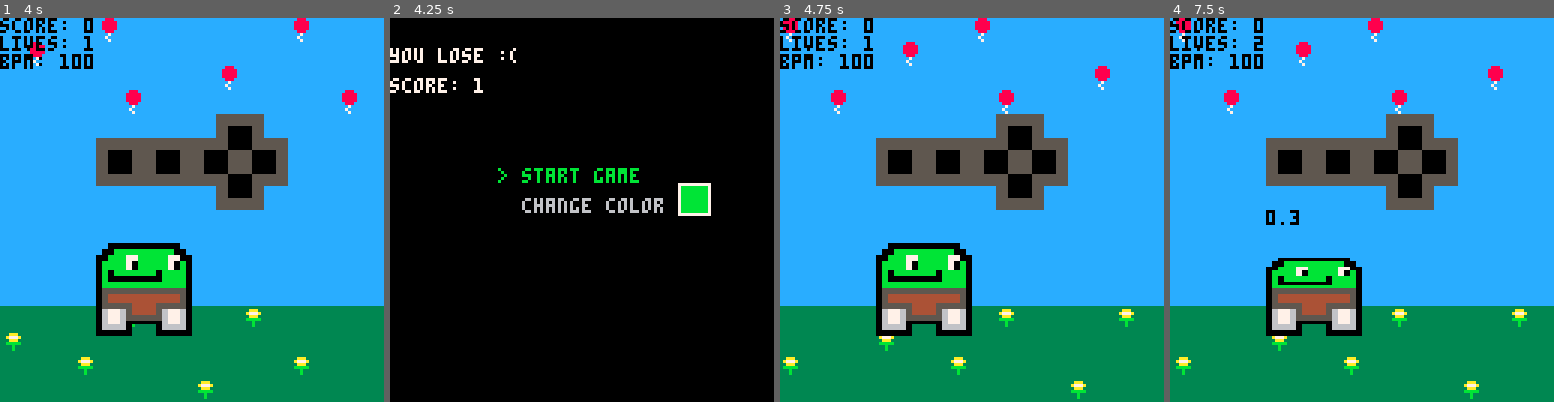
Above: before the commit, frames 1-4 (left to right).
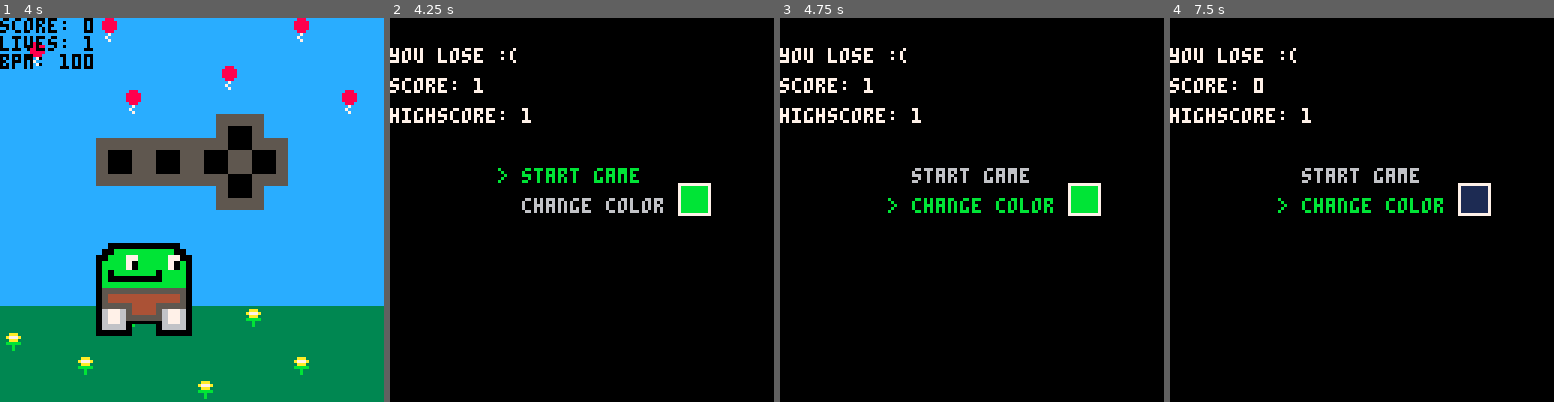
Above: after the commit, the same moments.

Repository: Bakawy/Pico_Games
Game: PICO-8 cartridge beat_game.p8
Same seed, same stepped clock (60 frames per second), same inputs: the game is played once before the commit and once after it.
Inputs:
- Up to frame 1 (4 s): tap X (X key) at 0.33, 1.07, 1.85, 2.97 s; tap O (Z key) at 0.7, 1.7, 2.1, 2.5, 2.9, 3.3, 3.7 s; hold Right 1.6-2.1 s; hold Up 2.15-2.42 s; hold Right 2.47-3.03 s; hold Left 3.08-3.58 s; hold Down 3.63-3.97 s
- Up to frame 2 (4.25 s): hold Right from 4.02 s (still down); tap X (X key) at 4.08 s; tap O (Z key) at 4.1 s
- Up to frame 3 (4.75 s): tap O (Z key) at 4.5 s; release Right at 4.68 s; hold Up from 4.73 s (still down)
- Up to frame 4 (7.5 s): tap O (Z key) every 0.4 s from 4.9 to 7.3 s; release Up at 5.03 s; hold Left 5.08-5.68 s; tap X (X key) at 5.2, 6.32, 7.43 s; hold Down 5.73-6.03 s; hold Right 6.08-6.58 s; hold Right 6.63-7.13 s; hold Up 7.18-7.45 s

Frame 1 is identical in both runs. In frame 2, 0.6% of the frame differs, in the area x 0-37%, y 23-28%; in frame 3, 95%; in frame 4, 95%, in the area x 0-100%, y 0-100%.

Commit message:
added highscore

Diff:
--- a/beat_game.p8
+++ b/beat_game.p8
@@ -27,6 +27,7 @@
 
 
     score=0
+    highscore=0
     playerx=32
     player_velocity=0
     lives=4
@@ -139,7 +140,7 @@
 function checktiming()
     local current_beat = smooth_beat
     local buffer = 0.3
-    local player_speed = 2
+    local player_speed = 3
     for button, state in pairs(button_color_states) do
         if state > 0 then
             state -= 5
@@ -201,7 +202,7 @@
     if lives <= 0 then
         initlose()
     end
-    player_velocity = max(0, player_velocity - 0.1)
+    player_velocity = max(0, player_velocity - 0.2)
     playerx += player_velocity
     return timing
 end
@@ -313,10 +314,11 @@
     camera()
     gamestate = 2
     music(-1)
+    highscore = max(highscore, score)
     menu_items = {"start game", "change color"}
-    menu_text = {"you lose :(", "score: "..score}
+    menu_text = {"you lose :(", "score: "..score, "highscore: "..highscore}
     selected = 1
-    disableinput = 10
+    disableinput = 30
 end
 
 function lose_menu()
@@ -403,7 +405,7 @@
     camera(camerax, 0)
     add(temptext, {words="score: "..score, x=0, y=0, len=1})
     add(temptext, {words="lives: "..lives, x=0, y=6, len=1})
-    add(temptext, {words="bpm: "..bpm, x=0, y=12, len=1})
+    add(temptext, {words="bpm: "..flr(bpm), x=0, y=12, len=1})
     if showcircs then
         local beat = (get_time(false)) / beatlength
         local pulse_size = 7 + 21 * pulse/maxpulse
